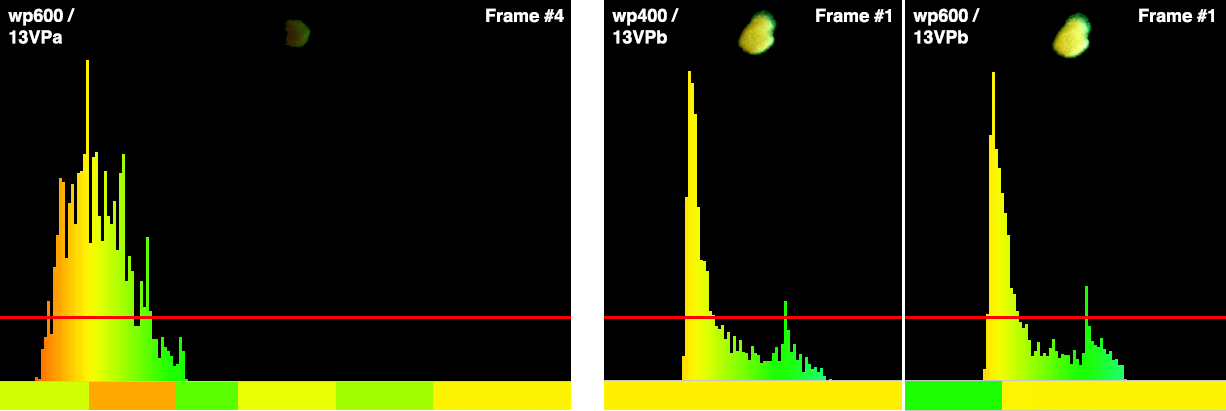
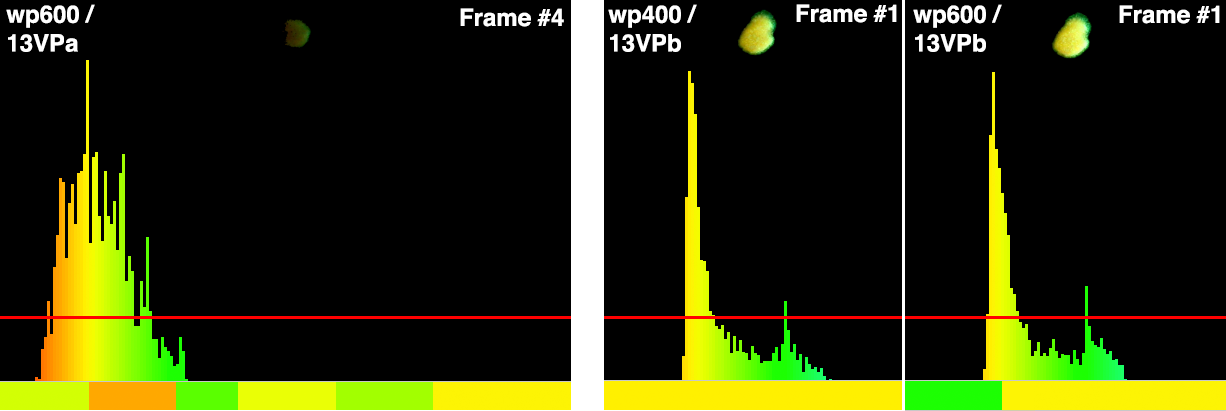
Layers edited between the first and the second w=1226, h=411 image:
painted on "Frame #1" (1st of 2) over bbox(1119, 5, 1220, 24)
painted on "Frame #1" (2nd of 2) over bbox(796, 4, 897, 23)
painted on "wp600 / 13VPb" over bbox(913, 4, 1002, 52)
painted on "wp600 / 13VPa" over bbox(6, 4, 95, 52)
painted on "wp400 / 13VPb" over bbox(608, 4, 697, 52)
painted on "Frame #4" over bbox(460, 8, 564, 27)
